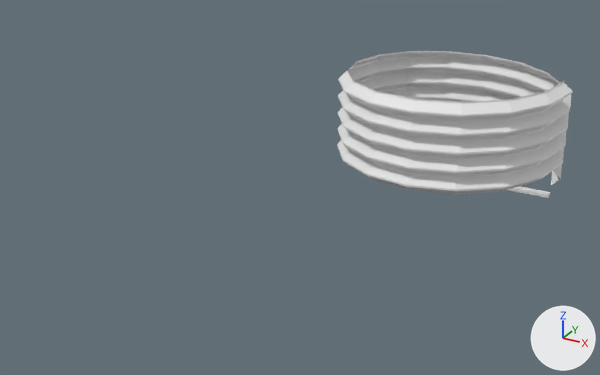
Renders of the Blender file ThreadedBox.blend from each side of a commit.
Rendered twice from a camera (50 mm lens) standing at (71.3, -219.4, 92.2) and looking at (-28.8, -37.4, 1.3). Every picture has the same lights, and +X, +Y and +Z are marked at lower right.

The first picture shows 'Cube', 'Vert.010'.
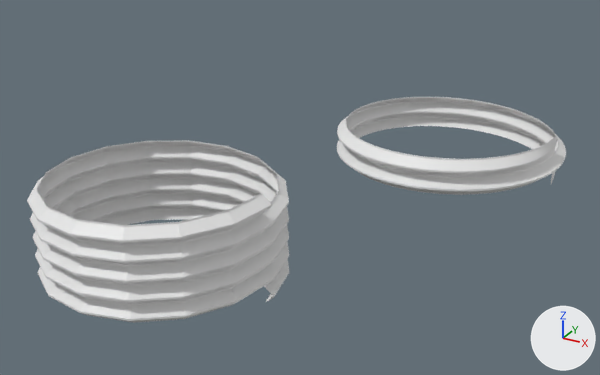
Where the change shows, as pixel boxes (x1, y1, x2, y2) in the pictures (600 x 375 px):
'Vert.010', moved
    before: (337, 51, 573, 194)
    after: (27, 140, 289, 323)
'Thread', added
    after: (337, 97, 566, 195)
'Cube', deleted
    before: (507, 186, 550, 198)

The edits, one by one:
Mesh me_threadmesh_001 is new.
It has 2570 vertices, 2048 faces and spans x -32.5..32.5, y -32.5..32.5, z 0.0..15.0.
Object 'Cube' (ob_cube) is deleted.
Object 'Vert.010' (ob_vert_010) moves from (0.0, 0.0, 0.0) to (-52.5, -67.0, -17.4).
Object 'Thread' (ob_thread) is new; it shows me_threadmesh_001.
Its location is (0.0, 0.0, 0.0).
